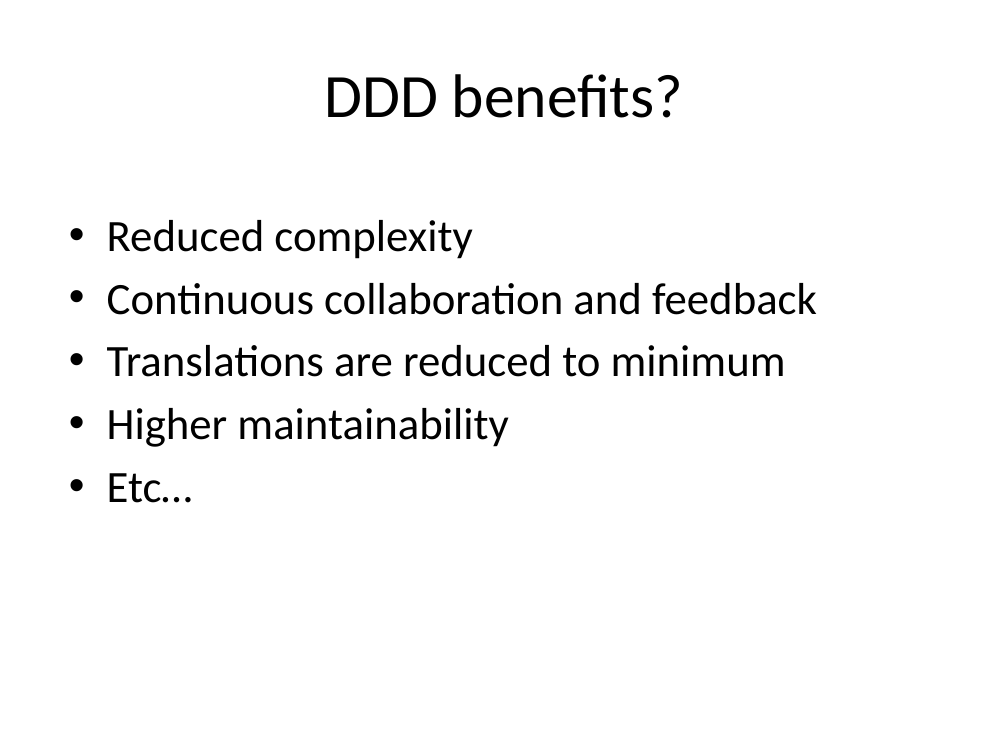
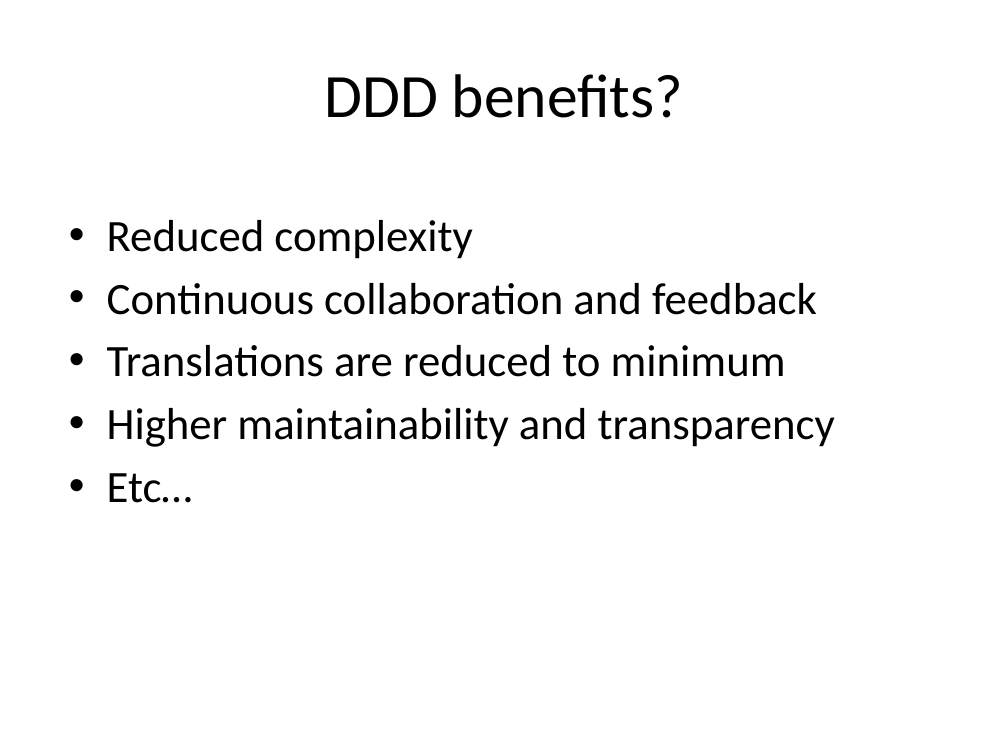
Before and after one commit to arturtv/dddpresentation, a slide deck: slide 38 of Domain-DrivenDesign.A.Trosin.pptx. Drawn at 1008x756 pixels with LibreOffice and Linux fonts; fonts in the diff are those of the drawing. Boxes give left, top, right and bottom in pixels: in the first picture for what was removed or moved away, otherwise in the second. Text is boxed around its words. In the diff, an @@ line names an element or a change of style, - is before the commit and + after.

```diff
--- a/Domain-DrivenDesign.A.Trosin.pptx
+++ b/Domain-DrivenDesign.A.Trosin.pptx
@@ text at [107,408,835,447]: text changed @@
-• Higher maintainability
+• Higher maintainability and transparency
```
